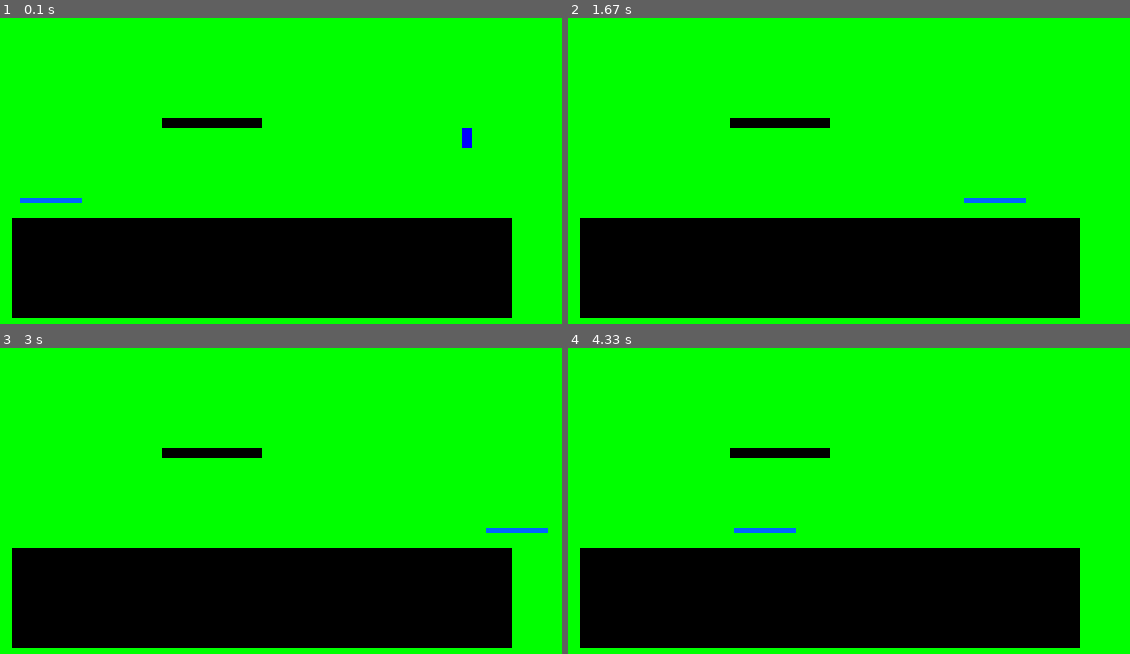
Above: before the commit, frames 1-4 (two rows, left to right).
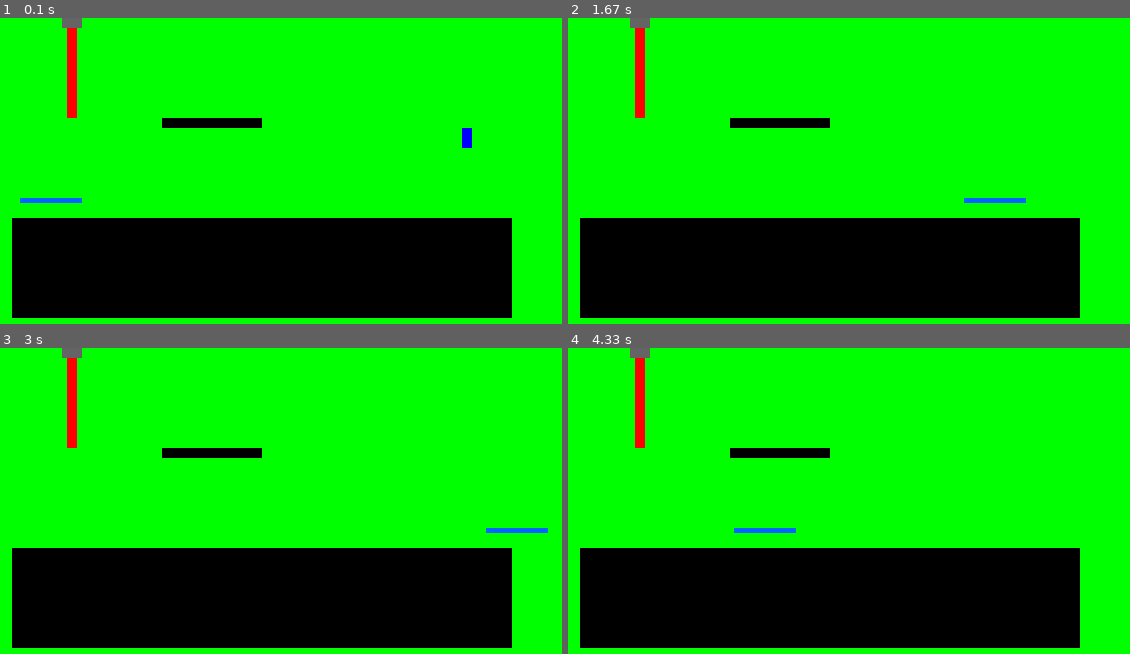
Above: after the commit, the same moments.

Repository: ALEXANDER-Denni/pygame_platformer
Game: pygame game, started from main.py
Same seed, same stepped clock (60 frames per second), same inputs: the game is played once before the commit and once after it.
Inputs:
- Up to frame 1 (0.1 s): no input
- Up to frame 2 (1.67 s): hold D 0.33-0.8 s; hold W 0.83-1.13 s; hold D 1.17-1.63 s
- Up to frame 3 (3 s): tap Space at 2.23 s; hold S 2.57-2.87 s
- Up to frame 4 (4.33 s): no input

The runs differ from the first frame. In frame 1, 0.6% of the frame differs, in the area x 11-15%, y 0-33%; in frame 2, 0.6%; in frame 3, 0.6%; in frame 4, 0.6%.

Commit message:
Add files via upload

Diff:
--- a/laser.py
+++ b/laser.py
@@ -2,29 +2,32 @@
 import os
 
 LASER_WIDTH = 10
-BASE_WIDTH = 100
-BASE_HEIGHT = 100
+BASE_WIDTH = 20
+BASE_HEIGHT = 10
+
 
 class laser(pygame.sprite.Sprite):
-    def __init__(self, l, x, y, rotation, screen):#rotation 1-4(N,E,S,W)
+    def __init__(self, l, x, y, rotation, screen):  # rotation 1-4(N,E,S,W)
         pygame.sprite.Sprite.__init__(self)
         if rotation == 1 or rotation == 3:
-            self.surface = pygame.Surface(LASER_WIDTH, l)
-            self.base = pygame.Surface(BASE_WIDTH, BASE_HEIGHT)
+            self.surface = pygame.Surface((LASER_WIDTH, l))
+            self.base = pygame.Surface((BASE_WIDTH, BASE_HEIGHT))
         else:
-            self.surface = pygame.Surface(l, LASER_WIDTH)
-            self.base = pygame.Surface(BASE_HEIGHT, BASE_WIDTH)
+            self.surface = pygame.Surface((l, LASER_WIDTH))
+            self.base = pygame.Surface((BASE_HEIGHT, BASE_WIDTH))
         self.surface.fill((255, 0, 0))
-        self.base.fill((100,100,100))
+        self.base.fill((100, 100, 100))
         self.base_rect = self.base.get_rect()
         self.laser_rect = self.surface.get_rect()
         self.screen = screen
-        self.rect.x = x
-        self.rect.y = y
+        self.base_rect.x = x
+        self.base_rect.y = y
+        self.laser_rect.x = x - LASER_WIDTH/2 + BASE_WIDTH/2
+        self.laser_rect.y = y
 
     def draw(self):
-        self.screen.blit(self.base, self.rect)
-        self.screen.blit(self.base, self.rect)
+        self.screen.blit(self.surface, self.laser_rect)
+        self.screen.blit(self.base, self.base_rect)
 
     def update(self):
         self.draw()
--- a/main.py
+++ b/main.py
@@ -39,6 +39,8 @@
 level_platforms.add(platforms.platform(200, 100, 100, 10, screen))
 
 bullets = pygame.sprite.Group()
+lasers = pygame.sprite.Group()
+lasers.add(laser.laser(100, 100, 0, 1, screen))
 
 moving_platform_1 = moving_platform.moving_platform(40, 180, 60, 5, SCREEN_WIDTH, 5*60, screen)
 level_platforms.add(moving_platform_1)
@@ -75,6 +77,7 @@
 
     level_platforms.update()
     moving_platform_1.update()
+    lasers.update()
     player_object.move(move_left, move_right, jump, move_down, level_platforms)
     if shoot:
         player_object.shoot(bullets)
@@ -83,4 +86,4 @@
     pygame.display.update()
 
 
-#add laser group, add spikes, add switches and doors, add enemies, add images, add level builder script
+#add laser group, add colision for lasers and bullets, add spikes, add switches and doors, add enemies, add images, add level builder script
--- a/player.py
+++ b/player.py
@@ -46,16 +46,14 @@
         self.time_of_reload = 0
         self.reloading = False
 
-
     def move(self, left, right, up, down, platforms):
         self.reload() # add to update script in future
         x_v = 0
         y_v = 0
 
-        if right:
+        if right and not self.in_air:
             x_v += self.accel
-        if left:
-
+        if left and not self.in_air:
             x_v -= self.accel
         if down:
             y_v += self.accel
